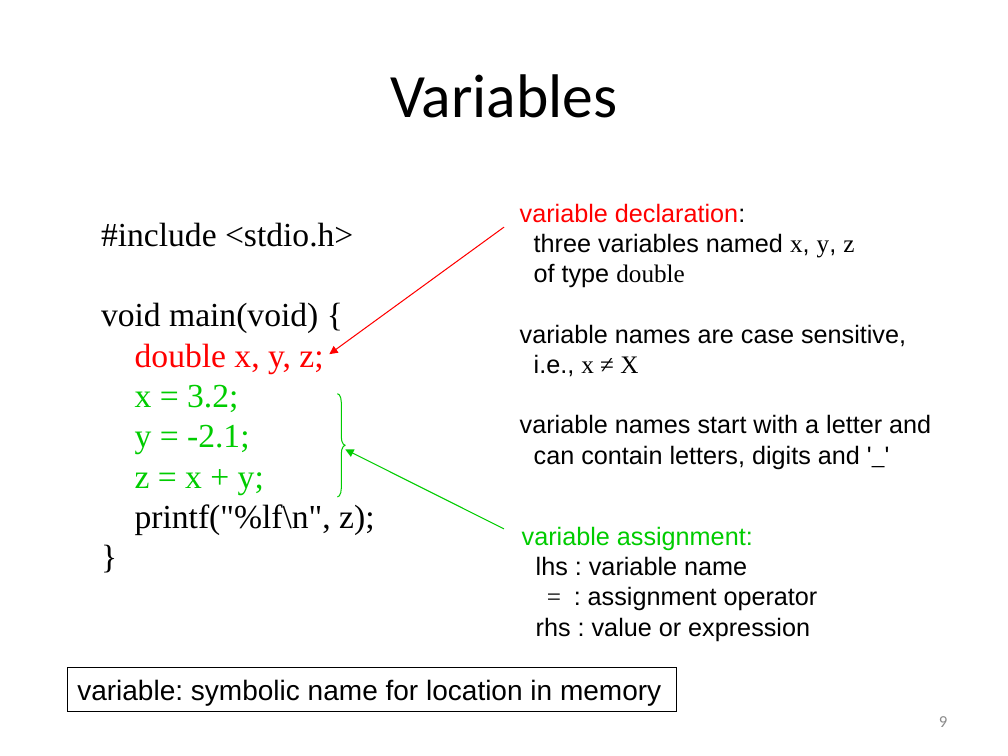
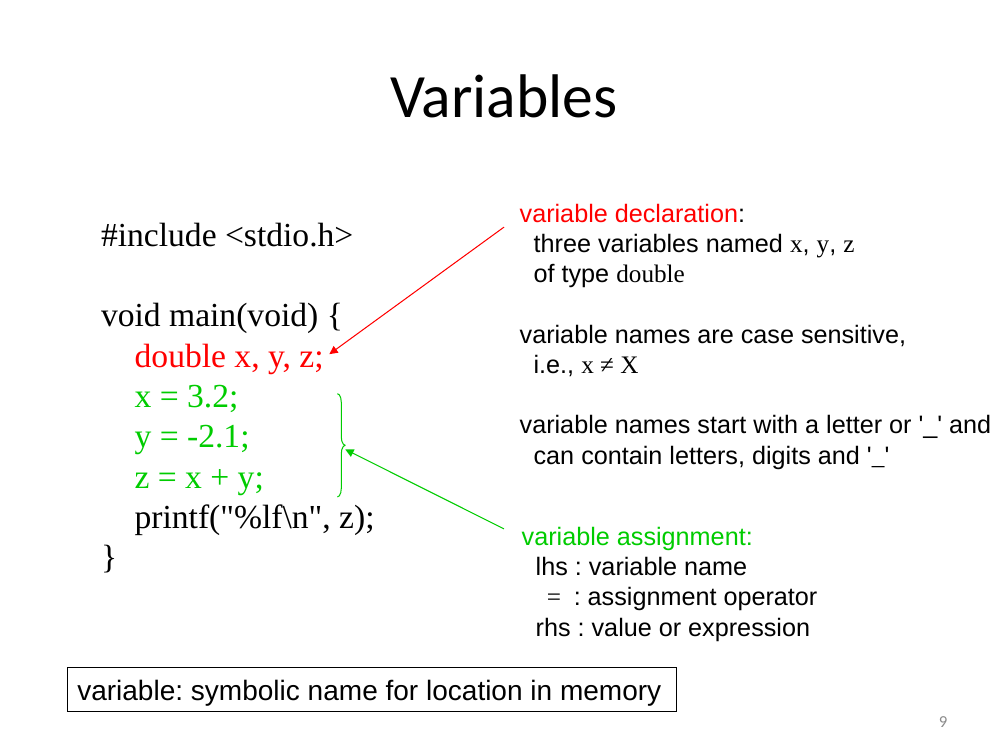
Before and after one commit to gjbex/Scientific-C, a slide deck: slide 9 of scientific_c.pptx. Drawn at 1008x756 pixels with LibreOffice and Linux fonts; fonts in the diff are those of the drawing. Boxes give left, top, right and bottom in pixels: in the first picture for what was removed or moved away, otherwise in the second. Text is boxed around its words. In the diff, an @@ line names an element or a change of style, - is before the commit and + after.

```diff
--- a/scientific_c.pptx
+++ b/scientific_c.pptx
@@ text at box(520, 414, 991, 469): text changed @@
-variable names start with a letter and
-can contain letters, digits and '_'
+variable names start with a letter or '_' and
+can contain letters, digits and '_'
```
Also in this commit, not shown: 11 other slides changed.
